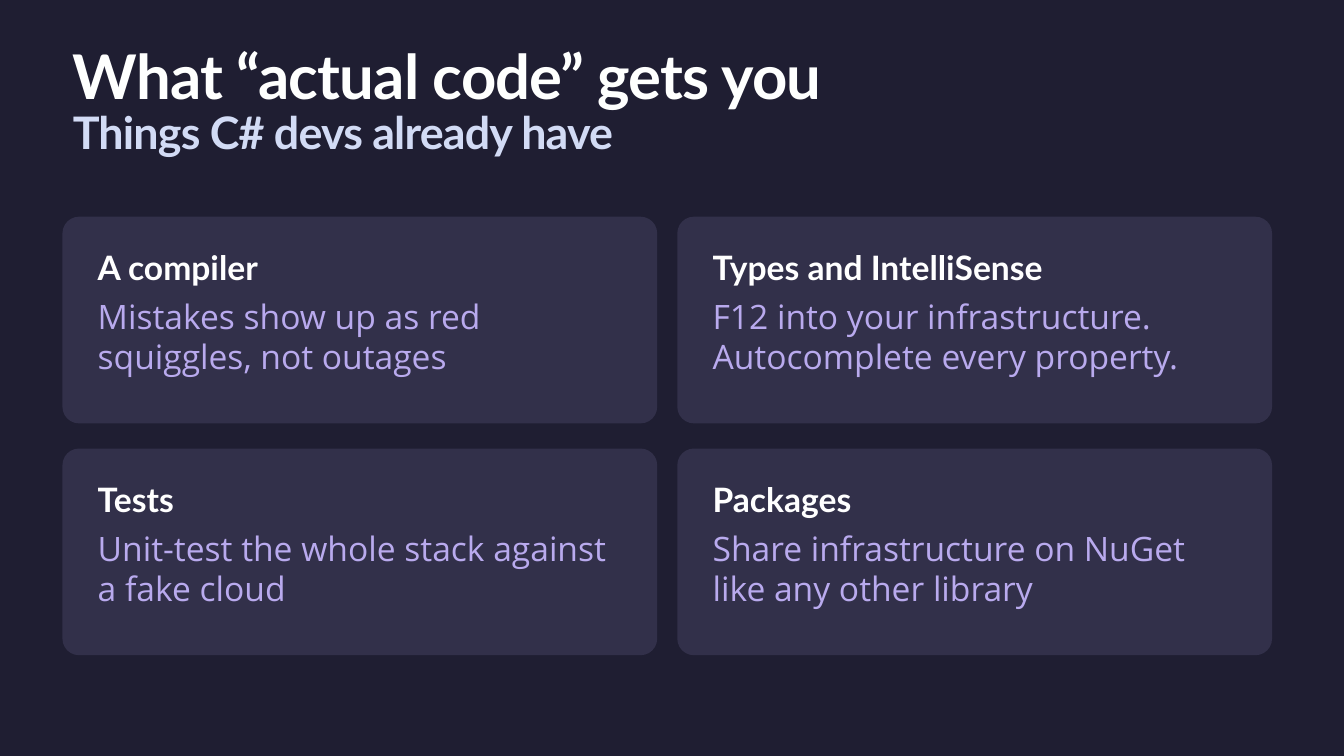
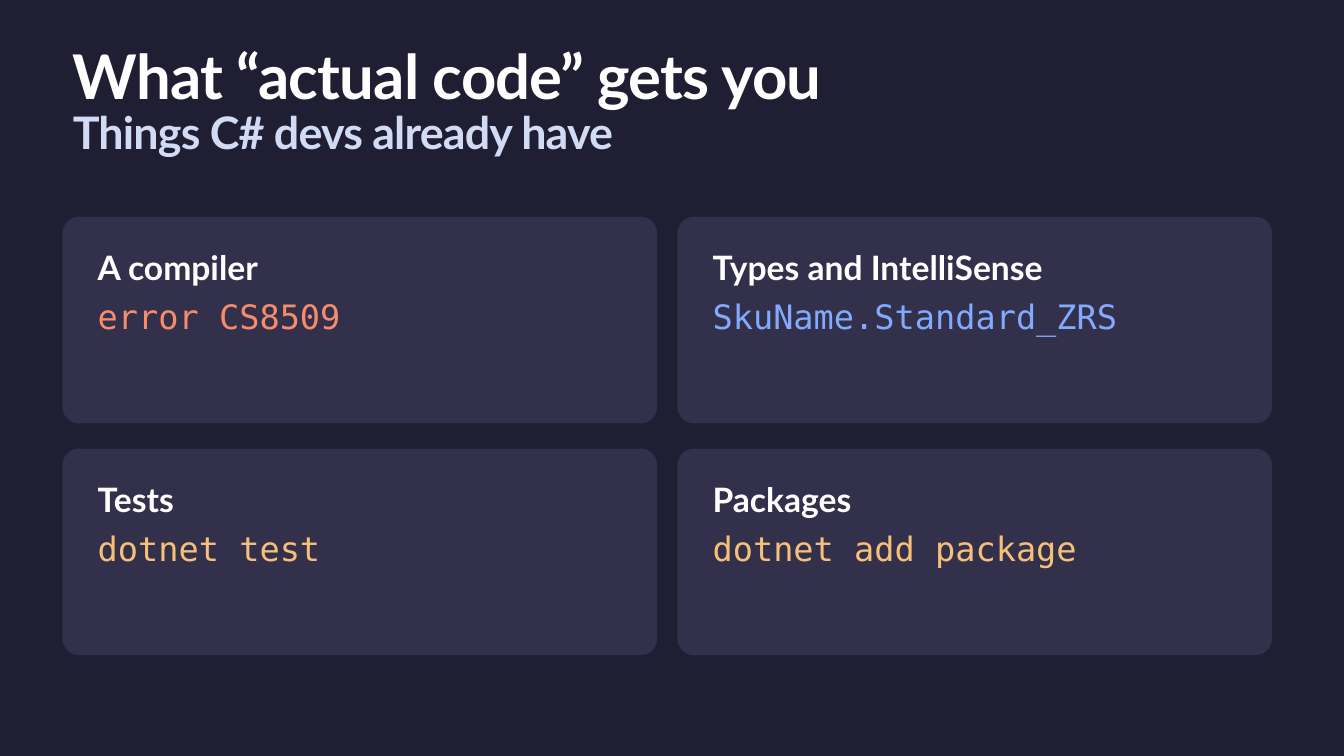
Before and after one commit to CamSoper/infrastructure-as-actual-code, a slide deck: slide 5 of slides/infrastructure-as-actual-code.pptx. Drawn at 1344x756 pixels with LibreOffice and Linux fonts; fonts in the diff are those of the drawing. Boxes give left, top, right and bottom in pixels: in the first picture for what was removed or moved away, otherwise in the second. Text is boxed around its words. In the diff, an @@ line names an element or a change of style, - is before the commit and + after.

```diff
--- a/slides/infrastructure-as-actual-code.pptx
+++ b/slides/infrastructure-as-actual-code.pptx
@@ text at (98, 304, 340, 330): text changed; font Open Sans to DejaVu Sans Mono; text colour #B9AAEE to #F78C6C @@
-Mistakes show up as red squiggles, not outages
+error CS8509
@@ text at (713, 303, 1117, 336): text changed; font Open Sans to DejaVu Sans Mono; text colour #B9AAEE to #82AAFF @@
-F12 into your infrastructure. Autocomplete every property.
+SkuName.Standard_ZRS
@@ text at (98, 535, 320, 562): text changed; font Open Sans to DejaVu Sans Mono; text colour #B9AAEE to #F7C07A @@
-Unit-test the whole stack against a fake cloud
+dotnet test
@@ text at (713, 535, 1077, 568): text changed; font Open Sans to DejaVu Sans Mono; text colour #B9AAEE to #F7C07A @@
-Share infrastructure on NuGet like any other library
+dotnet add package
```
Also in this commit, not shown: 4 other slides changed, 1 other file.
